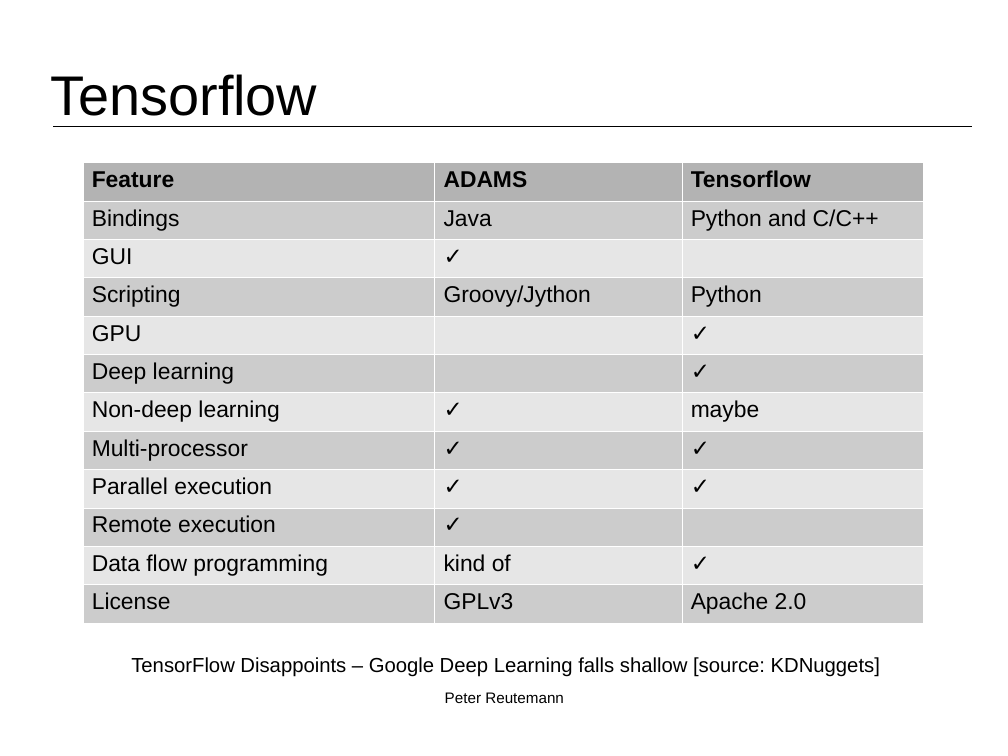
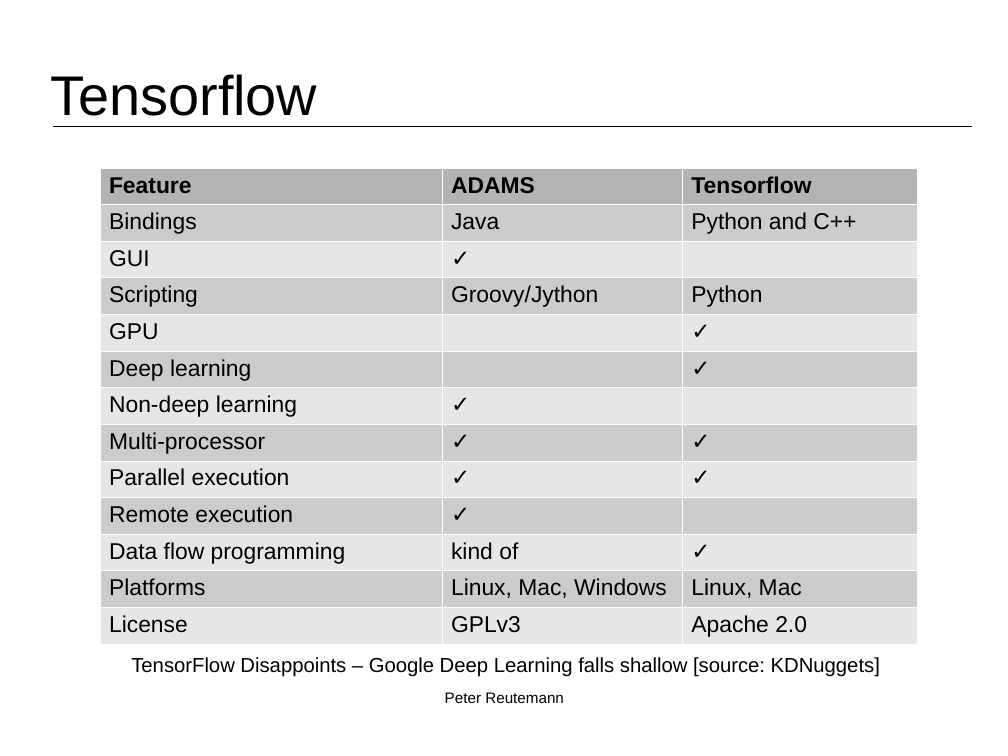
Before and after one commit to fracpete/kuching-2015, a slide deck: slide 18 of 1_intro/kuching2015_intro.odp. Drawn at 1008x756 pixels with LibreOffice and Linux fonts; fonts in the diff are those of the drawing; background and template pictures are left out. Boxes give left, top, right and bottom in pixels: in the first picture for what was removed or moved away, otherwise in the second. Text is boxed around its words. In the diff, an @@ line names an element or a change of style, - is before the commit and + after.

Commit message:
added adams build; updated intro presentation

```diff
--- a/1_intro/kuching2015_intro.odp
+++ b/1_intro/kuching2015_intro.odp
@@ table at bbox=[100, 167, 917, 641] @@
-row 2, column 3: Python and C/C++
+row 2, column 3: Python and C++
-row 7, column 3: maybe
+row 7, column 3: 
+row 12: Platforms | Linux, Mac, Windows | Linux, Mac
@@ table: place and size @@
-table at bbox=[83, 163, 924, 623]
+table at bbox=[100, 167, 917, 641]
```
Also in this commit, not shown: 21 other files.
